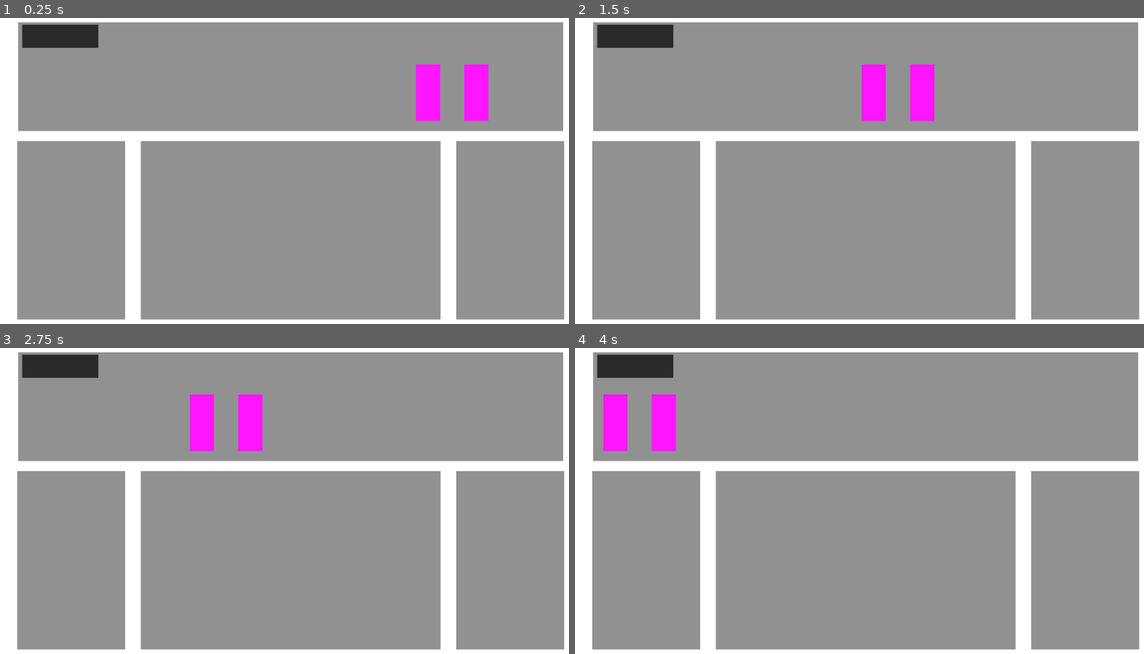
Above: before the commit, frames 1-4 (two rows, left to right).
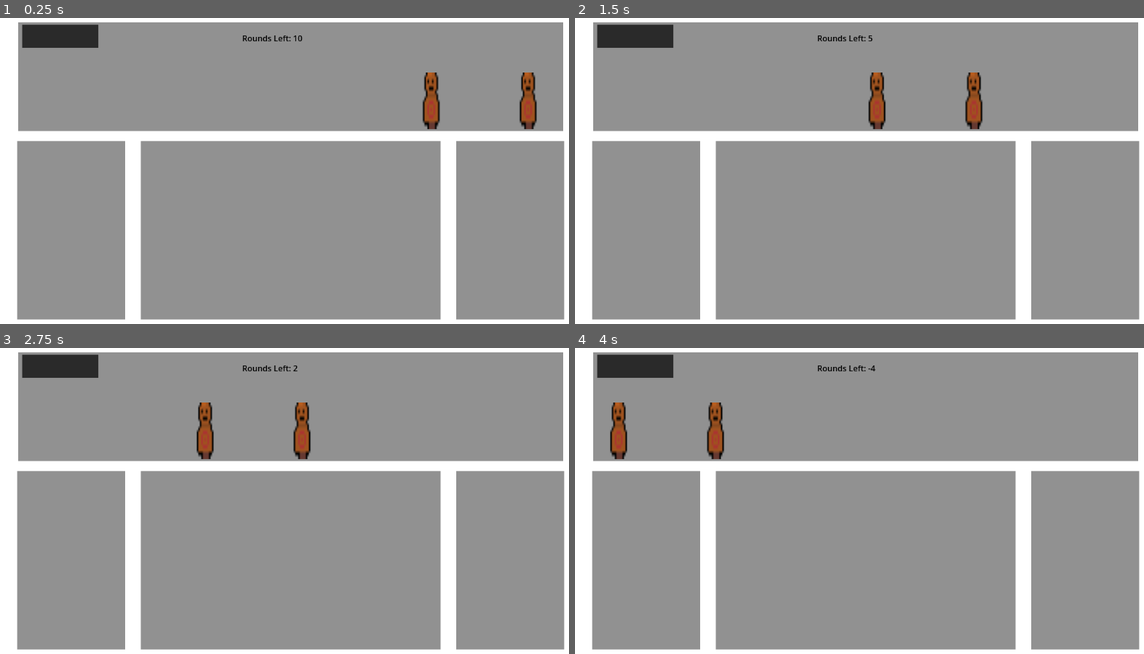
Above: after the commit, the same moments.

Repository: CoderXam/UntitledGameJame104
Game: Godot game, scene res://Scenes/CombatScene.tscn
Two runs of this game, one before a commit and one after it. Both use one fixed random seed, a clock stepped at 60 frames per second and the inputs below. The project has no main scene, so this scene is started directly.
Inputs:
- Up to frame 1 (0.25 s): no input
- Up to frame 2 (1.5 s): tap Enter (ui_accept) at 0.5, 0.6, 0.77, 1.07, 1.35 s
- Up to frame 3 (2.75 s): tap Enter (ui_accept) at 1.52, 1.82, 2.1 s
- Up to frame 4 (4 s): tap Enter (ui_accept) at 2.75, 2.85, 3.02, 3.32, 3.6, 3.77 s

The runs differ from the first frame. In frame 1, 2.3% of the frame differs, in the area x 42-95%, y 5-37%; in frame 2, 2.2%; in frame 3, 2.2%; in frame 4, 2.2%.

Commit message:
grid and movement working
trying to get stuff to be able to block movement now

Diff:
--- a/GlobalStuff.gd
+++ b/GlobalStuff.gd
@@ -1,3 +1,15 @@
 extends Node
 
+
+
+"""
+COMBAT SCENE WORKSPACE
+"""
 const tileSize = 64
+var charPositions = []
+
+
+"Normally x should be 18"
+func resetPos(x):
+	for i in range(x):
+		charPositions.append(0)
--- a/Scenes/CombatScene.tscn
+++ b/Scenes/CombatScene.tscn
@@ -1,7 +1,7 @@
 [gd_scene load_steps=6 format=3 uid="uid://w86h5rnen7fg"]
 
 [ext_resource type="Script" path="res://Scenes/combat_scene.gd" id="1_e5fj7"]
-[ext_resource type="PackedScene" uid="uid://bpuk5bjcroqd4" path="res://Scenes/PlayerData.tscn" id="2_avs3q"]
+[ext_resource type="PackedScene" uid="uid://bpuk5bjcroqd4" path="res://Scenes/player_data.tscn" id="2_avs3q"]
 [ext_resource type="PackedScene" uid="uid://cw3a6j7d7ocns" path="res://Scenes/Enemies/enemy_template.tscn" id="3_bljur"]
 
 [sub_resource type="QuadMesh" id="QuadMesh_2kj1x"]
@@ -20,8 +20,8 @@
 z_index = -1
 
 [node name="Background" type="MeshInstance2D" parent="Layout"]
-position = Vector2(575.75, 323.75)
-scale = Vector2(1152.5, 648.5)
+position = Vector2(576, 324)
+scale = Vector2(1152, 648)
 mesh = SubResource("QuadMesh_2kj1x")
 
 [node name="Node2D" type="Node2D" parent="Layout"]
@@ -57,8 +57,20 @@
 scale = Vector2(151, 46.1309)
 mesh = SubResource("QuadMesh_7j0hp")
 
+[node name="roundCounter" type="Label" parent="."]
+modulate = Color(0, 0, 0, 1)
+z_index = 5
+offset_left = 480.0
+offset_top = 40.0
+offset_right = 599.0
+offset_bottom = 63.0
+text = "Rounds Left: xx"
+
 [node name="EnemyTemplate" parent="." instance=ExtResource("3_bljur")]
-position = Vector2(920, 104)
+position = Vector2(840, 96)
 
 [node name="EnemyTemplate2" parent="." instance=ExtResource("3_bljur")]
-position = Vector2(824, 104)
+position = Vector2(1048, 120)
+
+[connection signal="roundEnd" from="." to="EnemyTemplate" method="_on_combat_scene_round_end"]
+[connection signal="roundEnd" from="." to="EnemyTemplate2" method="_on_combat_scene_round_end"]
--- a/Scenes/Enemies/enemy_template.gd
+++ b/Scenes/Enemies/enemy_template.gd
@@ -1,22 +1,40 @@
 extends Node2D
 
 @export var health = 10
+enum CharacterState {
+	MOVING = 0,
+	STUCK = 1
+}
+
+var currentState = CharacterState.MOVING
+
 const tileSize = Global.tileSize
 var moving = false
 var direction = Vector2(-1,0)
-
+var arrPos
 
 # Called when the node enters the scene tree for the first time.
 func _ready():
+	var CombatScene = get_node("../")
+	#print(CombatScene.get_signal_list())
 	#print("loaded")
+
+	position. y = 120
+	arrPos = floor(position.x / 64)
+	print(arrPos)
+	position.x = arrPos * 64
+
 	pass # Replace with function body.
 
 
 # Called every frame. 'delta' is the elapsed time since the previous frame.
 func _process(delta):
-	if Input.is_action_just_pressed("ui_accept"):
-		move()
+	#if Input.is_action_just_pressed("ui_accept"):
+		#move()
+
 	pass
+
+
 
 
 
@@ -26,8 +44,30 @@
 		var tweenMove = create_tween()
 		#print("tween begin")
 		tweenMove.tween_property(self, "position", position + tileSize * direction, 0.1)
+		arrPos += direction.x
+		#print(arrPos)
+
 		tweenMove.tween_callback(move_false)
 
 func move_false():
 	#print("tween end")
 	moving = false
+
+
+
+"""
+FOR THIS TO WORK, YOU MUST MANUALLY CONNECT THE roundEnd SIGNAL TO EACH INSTANCE
+OF THE MONSTERS CREATED IN THE SCENE
+
+IF NOT SURE HOW/WHAT TO DO FOR THIS, ASK JACOB
+SORRY THIS IS INCONVENIENT, BUT I COULDN'T GET IT TO WORK ANY OTHER WAY
+"""
+func _on_combat_scene_round_end(rounds):
+	#print("enenmy round end")
+	#print(rounds)
+
+	#logic to check if next space is free
+	print(arrPos, " check: ", arrPos- 1, Global.charPositions[arrPos - 1 ] )
+	if Global.charPositions[arrPos - 1 ] == CharacterState.MOVING:
+		move()
+	#print("done moving")
--- a/Scenes/Enemies/enemy_template.tscn
+++ b/Scenes/Enemies/enemy_template.tscn
@@ -1,6 +1,7 @@
-[gd_scene load_steps=4 format=3 uid="uid://cw3a6j7d7ocns"]
+[gd_scene load_steps=5 format=3 uid="uid://cw3a6j7d7ocns"]
 
 [ext_resource type="Script" path="res://Scenes/Enemies/enemy_template.gd" id="1_5tkq2"]
+[ext_resource type="Texture2D" uid="uid://dc1qc31iporqm" path="res://Sprites/testdummy.png" id="2_xlqm5"]
 
 [sub_resource type="QuadMesh" id="QuadMesh_qlsev"]
 
@@ -9,11 +10,11 @@
 
 [node name="EnemyTemplate" type="Node2D"]
 script = ExtResource("1_5tkq2")
-health = null
 
 [node name="StaticBody2D" type="StaticBody2D" parent="."]
 
 [node name="MeshInstance2D" type="MeshInstance2D" parent="StaticBody2D"]
+visible = false
 modulate = Color(1, 0.0823529, 1, 1)
 position = Vector2(24, 56)
 scale = Vector2(48, 112)
@@ -22,3 +23,8 @@
 [node name="CollisionShape2D" type="CollisionShape2D" parent="StaticBody2D"]
 position = Vector2(24, 56)
 shape = SubResource("RectangleShape2D_177gs")
+
+[node name="Sprite2D" type="Sprite2D" parent="."]
+position = Vector2(24, 56)
+scale = Vector2(3, 7)
+texture = ExtResource("2_xlqm5")
--- /dev/null
+++ b/Scenes/PlayerData.tscn
@@ -0,0 +1,6 @@
+[gd_scene load_steps=2 format=3 uid="uid://by46ic3w3gylk"]
+
+[ext_resource type="Script" path="res://Scenes/player_data.gd" id="1_d1x16"]
+
+[node name="PlayerData" type="Node2D"]
+script = ExtResource("1_d1x16")
--- a/Scenes/combat_scene.gd
+++ b/Scenes/combat_scene.gd
@@ -1,16 +1,42 @@
 extends Node2D
+
+@export var rounds = 10
+
+signal roundEnd(roundsLeft: int)
 
 
 
 # Called when the node enters the scene tree for the first time.
 func _ready():
 
+	Global.resetPos(18)
 
 	var PlayerHealth = $PlayerData.get("PlayerHealth")
 	#print(PlayerHealth)
-
+	$roundCounter.text = "Rounds Left: %d" % rounds
 
 
 # Called every frame. 'delta' is the elapsed time since the previous frame.
 func _process(delta):
+
+	if Input.is_action_just_pressed("ui_accept"):
+		_on_round_end()
+		#print("round end")
+
 	pass
+
+
+
+"""
+MAKE SURE TO MANUALLY CONNECT THE endRound SIGNAL TO ALL OTHER INSTANCED SCENES
+WITHIN THIS SCENE, OR ELSE A BUNCH OF STUFF WONT WORK LOL --JACOB
+"""
+func _on_round_end():
+	#if rounds == 0:
+		#return
+
+	rounds -= 1
+	roundEnd.emit(rounds)
+	$roundCounter.text = "Rounds Left: %d" % rounds
+
+	#print("test end scene")
Not shown, added: LICENSE
